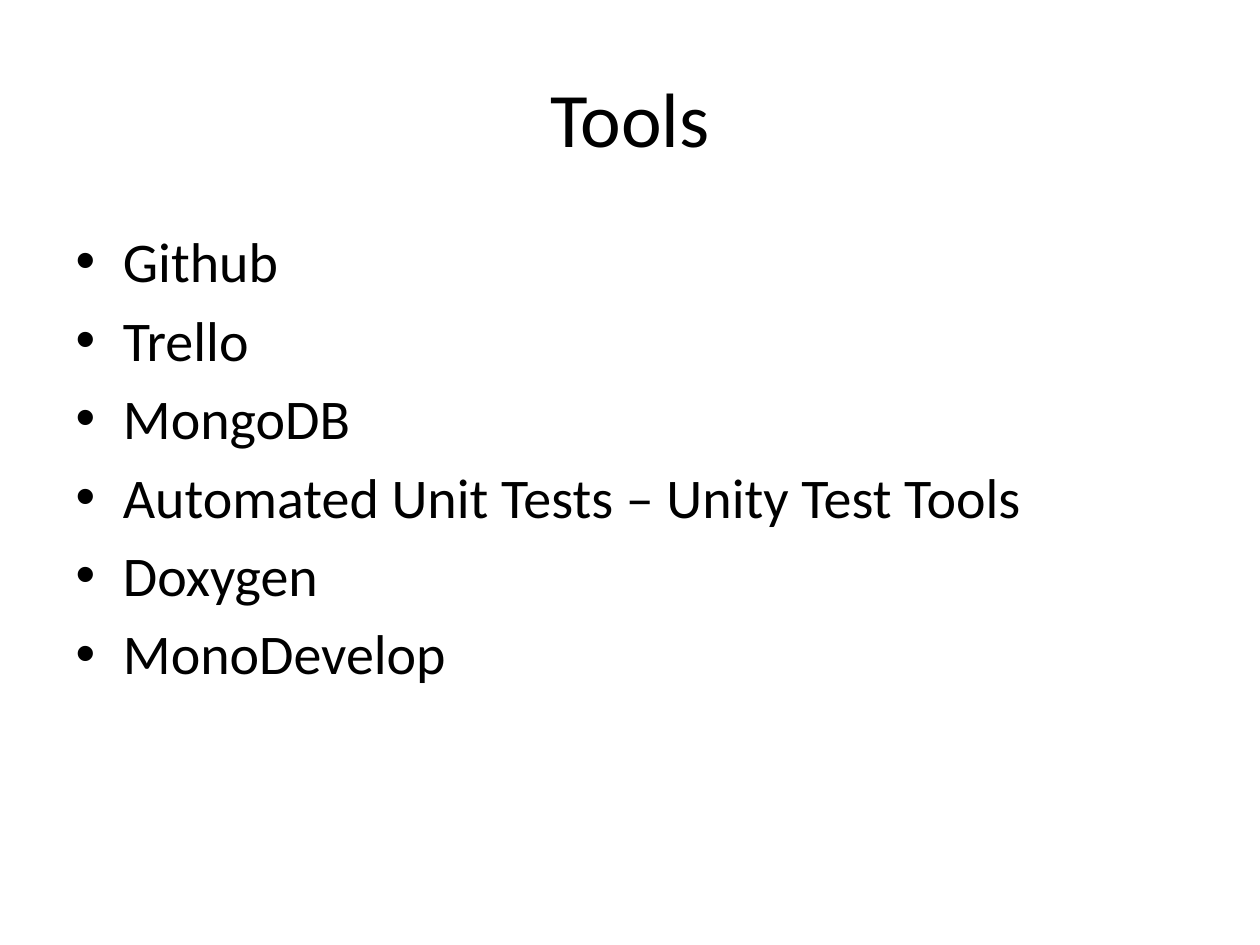
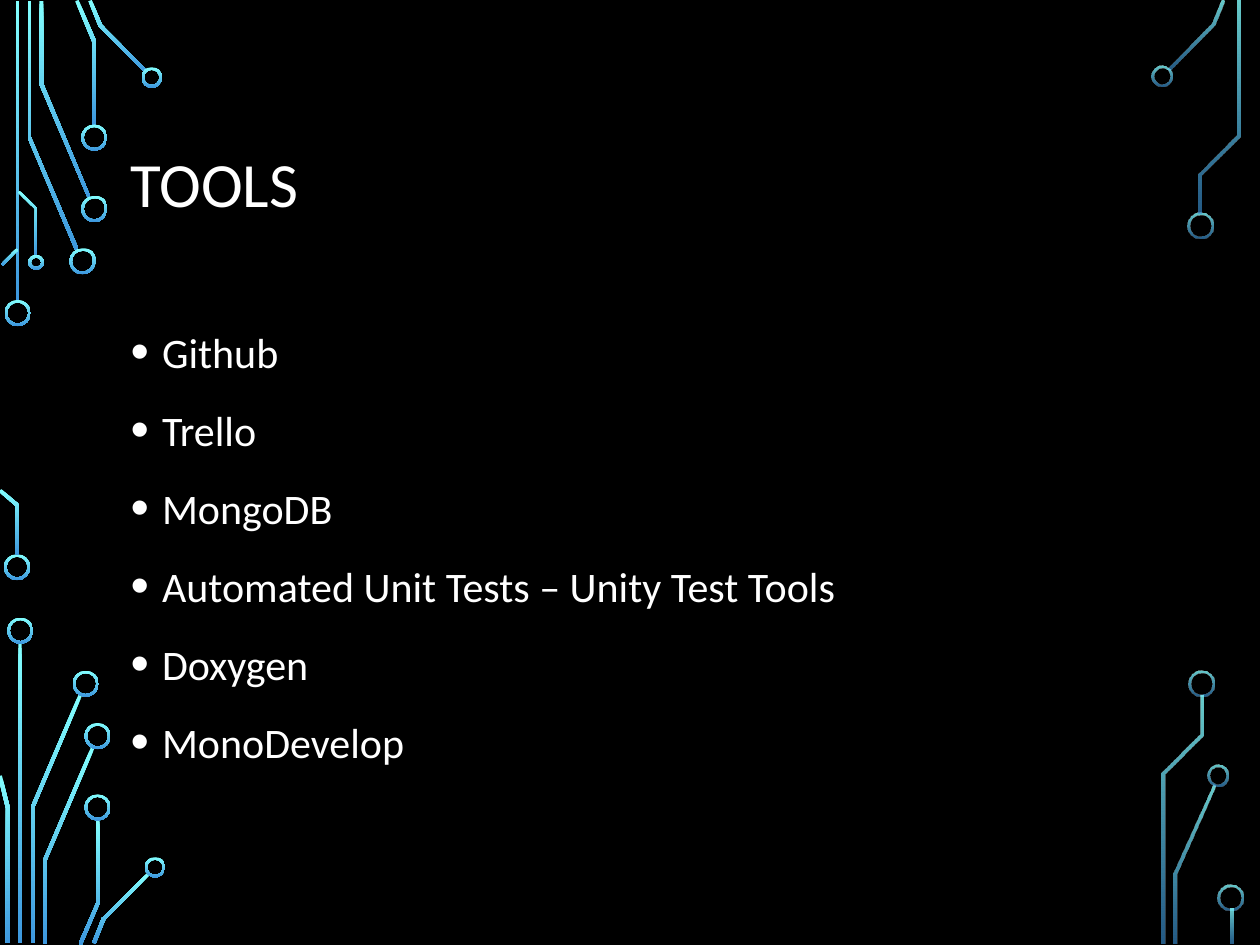
Before and after one commit to sperry94/ANST_Project, a slide deck: slide 2 of AOT2ProjectPresentation.pptx. Drawn at 1260x945 pixels with LibreOffice and Linux fonts; fonts in the diff are those of the drawing; background and template pictures are left out. Boxes give left, top, right and bottom in pixels: in the first picture for what was removed or moved away, otherwise in the second. Text is boxed around its words. In the diff, an @@ line names an element or a change of style, - is before the commit and + after.

Commit message:
Powerpoint edit
I just added a design to the powerpoint.

```diff
--- a/AOT2ProjectPresentation.pptx
+++ b/AOT2ProjectPresentation.pptx
@@ background #FFFFFF to picture (left out) @@
@@ title at (131, 166, 299, 208): text changed; size 44 to 36 pt; text colour #000000 to #FFFFFF @@
-Tools
+TOOLS
@@ text "Github": place and size @@
-text "Github" at (123, 243, 1020, 683)
+text "Github" at (162, 338, 835, 765)
@@ text "Github" at (162, 338, 835, 765): size 32 to 24 pt, text colour #000000 to #FFFFFF; indent changed; line spacing 1 to 1.2; more space between paragraphs @@
@@ group added at (0, 0, 1244, 945): 33 freeform shapes, 3 rectangles @@
```
Also in this commit, not shown: 10 other slides changed.
